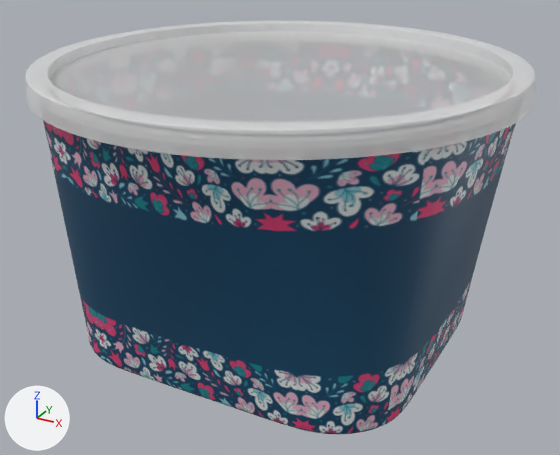
What one commit did to the glTF model lightBox/assets/texture_models/450ml_container.glb.
Both versions are drawn from a camera (50 mm lens) standing at (0.0856, -0.15, 0.105) and looking at (0.0011, 0.0036, 0.0282). The lights are fixed; the arrows at lower left show +X, +Y and +Z. Where no turn or scale is listed for an object, it has been applied to the vertices. Vertices at the same position are counted once.

Script lines for the objects in view, before the commit:
```python
me_mesh_0 = bpy.data.meshes.new('Mesh_0')
me_mesh_0.from_pydata(...)  # 10009 vertices, 19872 faces; spans x -0.0564..0.0564, y -0.0564..0.0564, z 0.0637..0.069
me_mesh_0.materials.append(mat_top_006)  # white #ffffff
me_mesh_1 = bpy.data.meshes.new('Mesh_1')
me_mesh_1.from_pydata(...)  # 720 vertices, 1152 faces; spans x -0.0539..0.0539, y -0.0536..0.0536, z 0.0004..0.0648
me_mesh_1.materials.append(mat_bottom_006)  # picture img_image_0
ob_1 = bpy.data.objects.new('1', me_mesh_0)
ob_1.location = (0.0, 0.0061, 0.0)
ob_plane001 = bpy.data.objects.new('Plane001', me_mesh_1)
ob_plane001.location = (0.0, 0.0061, 0.0)
```
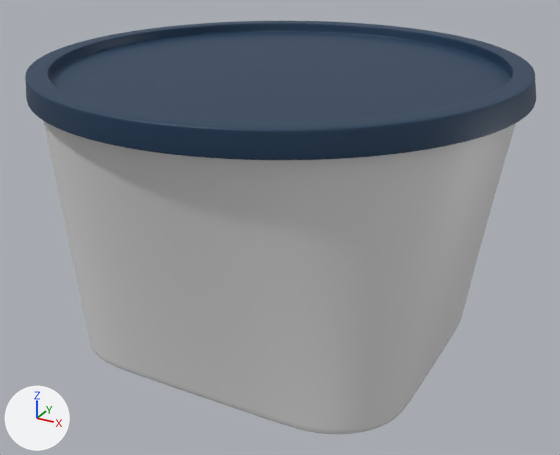
The newer file is also turned or shifted as a whole; pictures and numbers use the older file's frame.

The edits, one by one:
Material 'top' (mat_top) is new.
Its base color is (0.0128, 0.0469, 0.105) (dark blue #1e3d5b).
Its transmission weight is 0.1.
me_mesh_0 has 10009 vertices, 19872 faces and spans x -0.0564..0.0564, y -0.0564..0.0564, z 0.0637..0.069.
me_mesh_0 no longer uses material mat_top_006 (white #ffffff).
me_mesh_0 now uses material mat_top (dark blue #1e3d5b).
me_mesh_1 has 720 vertices, 1152 faces and spans x -0.0539..0.0539, y -0.0536..0.0536, z 0.0004..0.0648.
me_mesh_1 is used by ob_plane001; location (0.0, 0.0061, 0.0).
me_mesh_1 no longer uses material mat_bottom_006 (picture img_image_0).
me_mesh_1 part 1: texture (UV) coordinates of 1152 of 1152 faces, centred in x -0.0503..0.0503, y -0.0488..0.0488, z 0.0005..0.045, changed; they spanned u 0.0..1.25, v -0.01..1.01 and now span u 0.01..1.23, v 0.0..0.97.
me_mesh_1 now uses material mat_bottom1_006 (white #e7e7e7).

Location of each change, (x1, y1, x2, y2) in pixels of the pictures (560 x 455 px):
'Plane001', recoloured, surface changed (blue to grey)
    both: (43, 121, 516, 434)
'1', recoloured (grey to blue)
    both: (25, 21, 536, 160)
